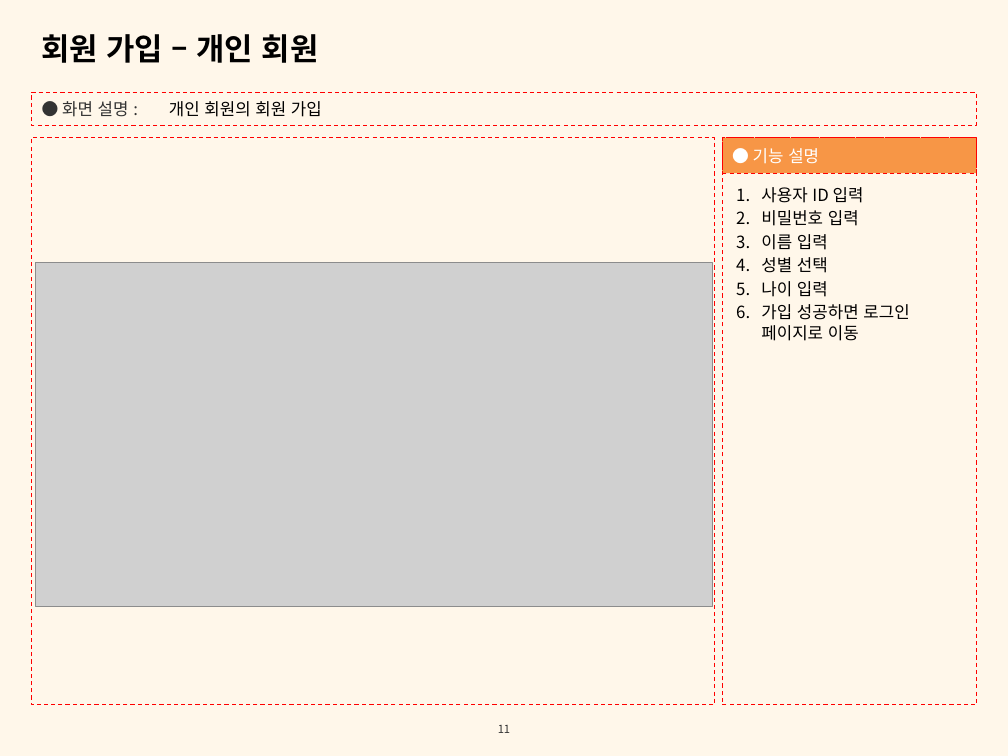
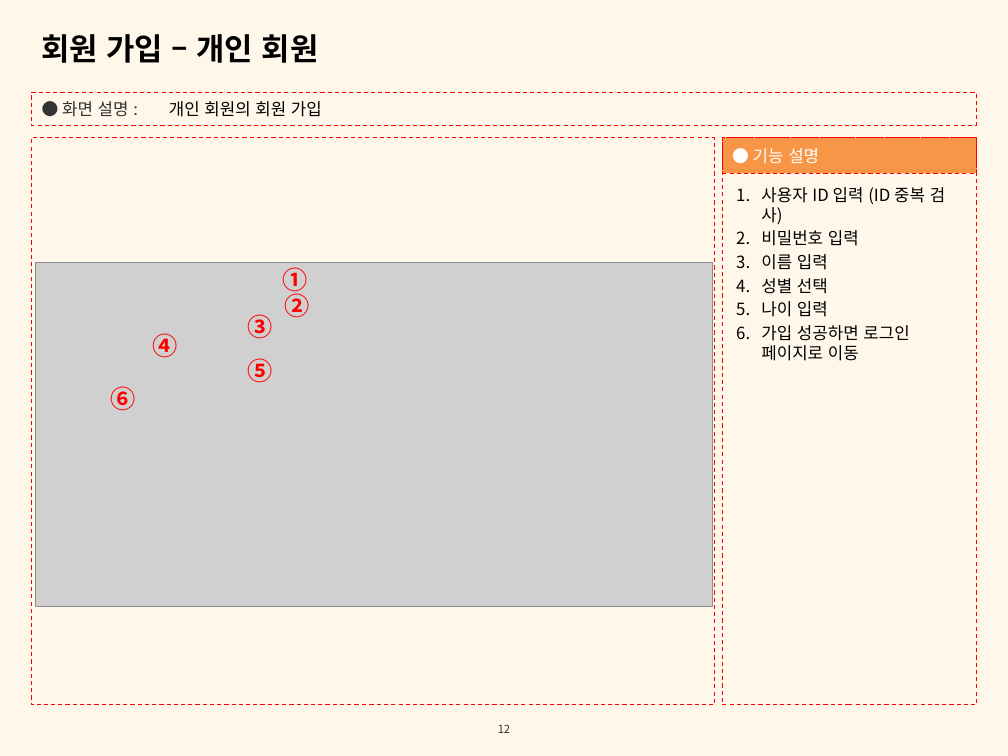
Before and after one commit to beyond-sw-camp/be01-2nd-2Team-PrivateStay, a slide deck: slide 12 of Documents/0_PrivateStay_발표.pptx (slide 11 before the commit). Drawn at 1008x756 pixels with LibreOffice and Linux fonts; fonts in the diff are those of the drawing; grey boxes stand for pictures; background and template pictures are left out. Boxes give left, top, right and bottom in pixels: in the first picture for what was removed or moved away, otherwise in the second. Text is boxed around its words. In the diff, an @@ line names an element or a change of style, - is before the commit and + after.

```diff
--- a/Documents/0_PrivateStay_발표.pptx
+++ b/Documents/0_PrivateStay_발표.pptx
@@ text at bbox=[761, 187, 945, 224]: text changed @@
-1. 사용자 ID 입력
+1. 사용자 ID 입력 (ID 중복 검사)
@@ text added at bbox=[282, 267, 307, 295], 18 pt, text #FF0000, bold @@
+①
@@ text added at bbox=[284, 290, 309, 318], 18 pt, text #FF0000, bold @@
+②
@@ text added at bbox=[248, 314, 273, 339], 18 pt, text #FF0000, bold @@
+③
@@ text added at bbox=[153, 333, 178, 358], 18 pt, text #FF0000, bold @@
+④
@@ text added at bbox=[248, 358, 273, 383], 18 pt, text #FF0000, bold @@
+⑤
@@ text added at bbox=[110, 386, 135, 411], 18 pt, text #FF0000, bold @@
+⑥
@@ page number at bbox=[498, 724, 510, 733]: text changed @@
-11
+12
```
Also in this commit, not shown: 24 other slides changed, 2 slides added.
